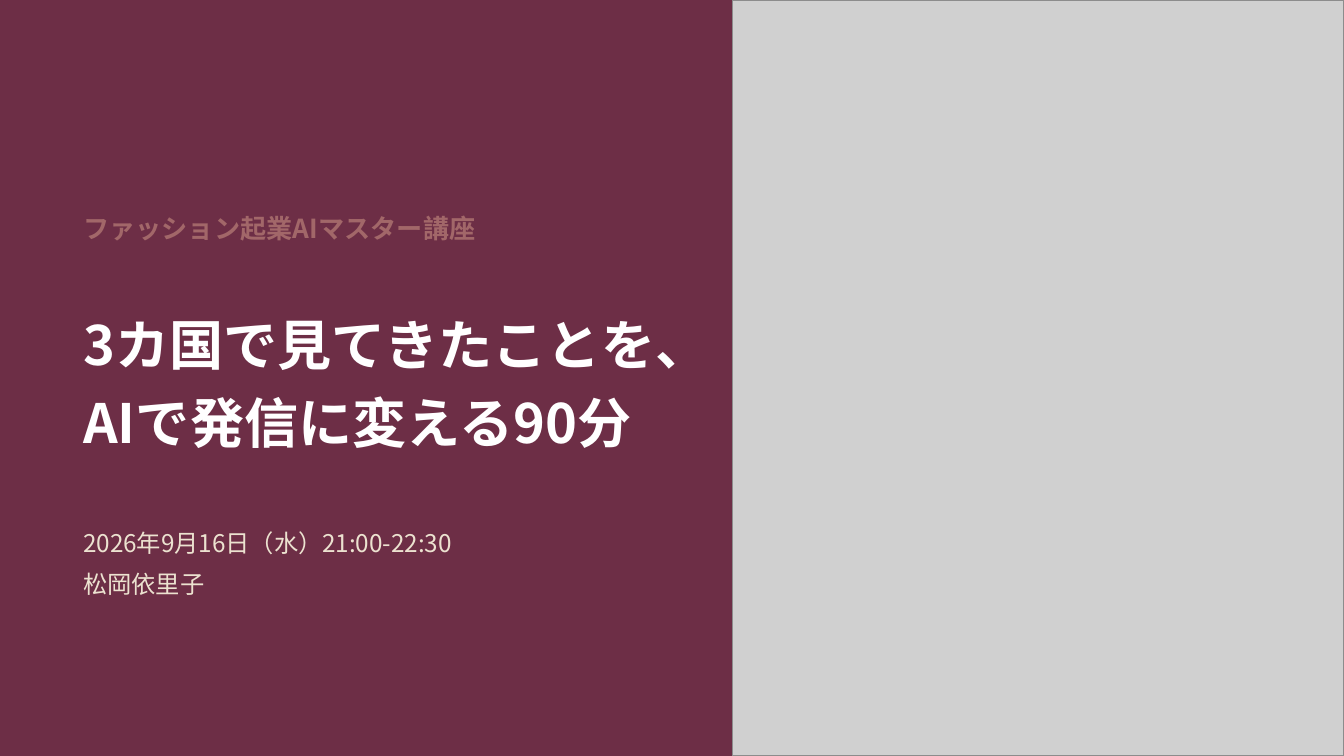
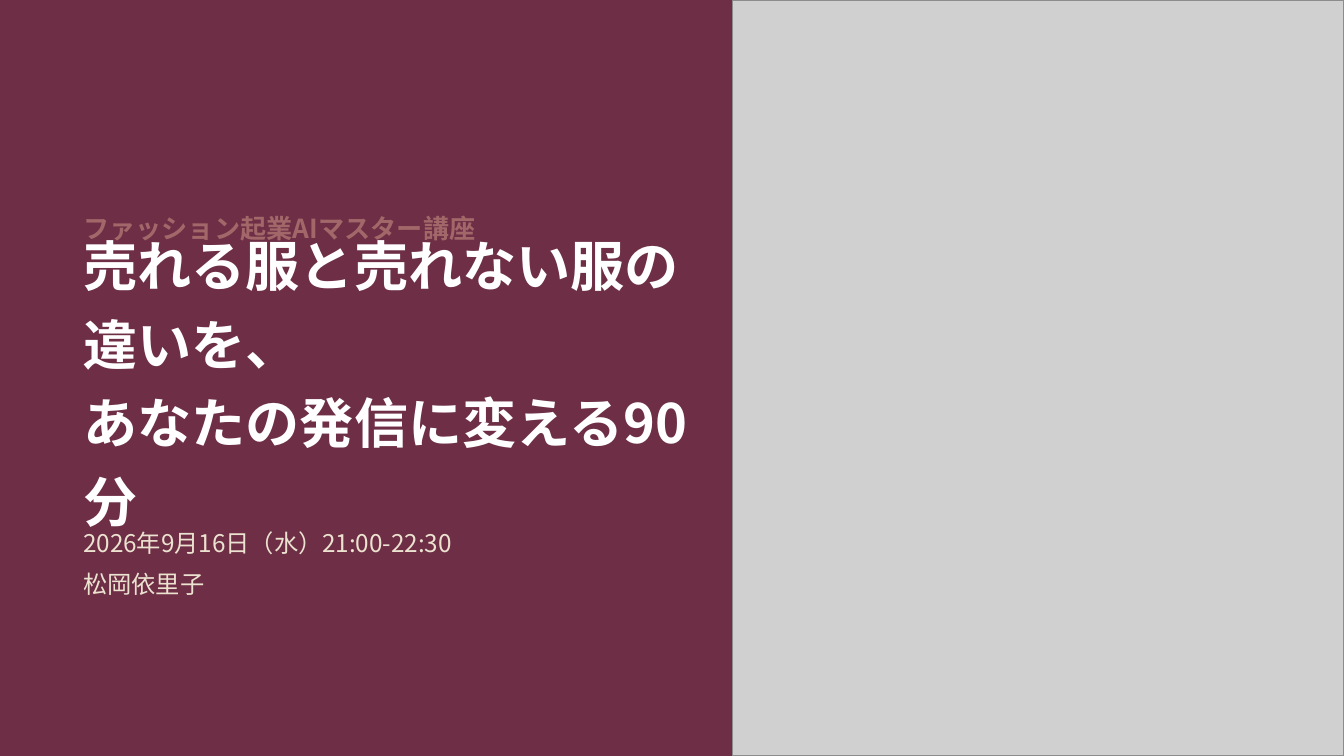
Before and after one commit to fashio17/potential-lamp, a slide deck: slide 1 of 運用/スライド/説明会_20260916.pptx. Drawn at 1344x756 pixels with LibreOffice and Linux fonts; fonts in the diff are those of the drawing; grey boxes stand for pictures. Boxes give left, top, right and bottom in pixels: in the first picture for what was removed or moved away, otherwise in the second. Text is boxed around its words. In the diff, an @@ line names an element or a change of style, - is before the commit and + after.

```diff
--- a/運用/スライド/説明会_20260916.pptx
+++ b/運用/スライド/説明会_20260916.pptx
@@ text at bbox=[83, 231, 687, 448]: text changed @@
-3カ国で見てきたことを、
-AIで発信に変える90分
+売れる服と売れない服の違いを、
+あなたの発信に変える90分
```
Also in this commit, not shown: 2 other slides changed, 2 slides added, 2 other files.
